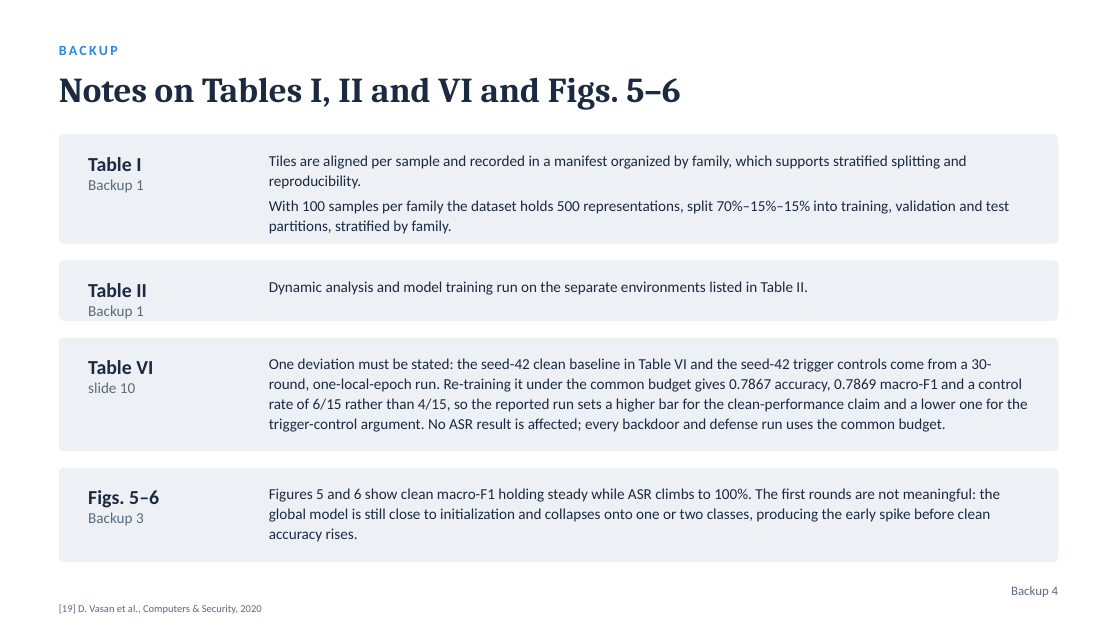
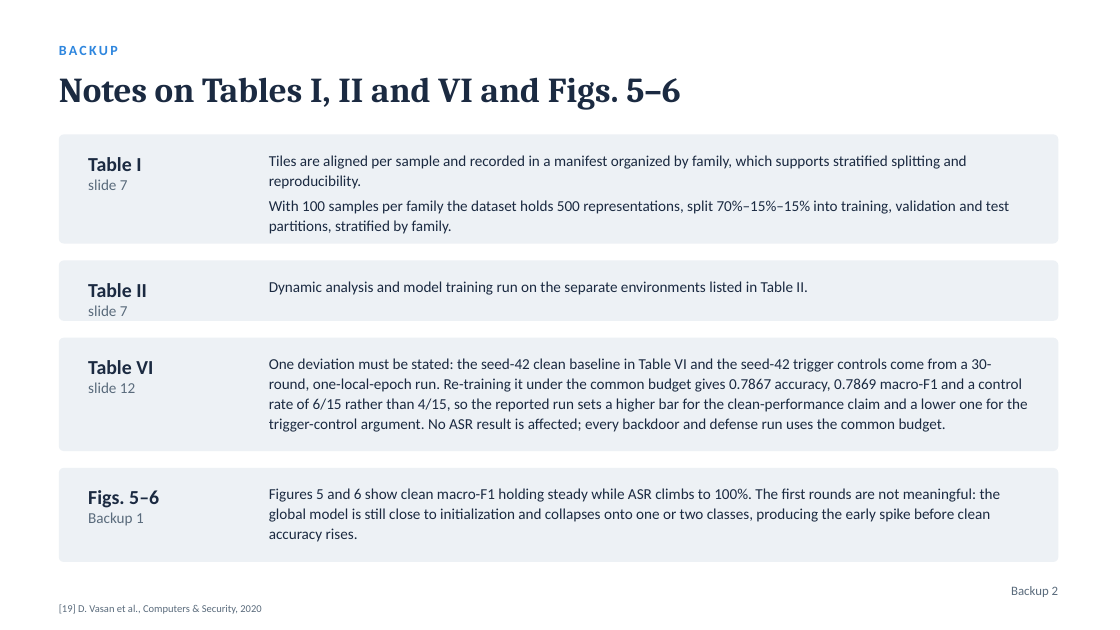
Before and after one commit to jabirmbrok/fl_backdoor_infostealer, a slide deck: slide 18 of slides/iwbis_channel_aware_backdoor_12min.pptx. Drawn at 1120x630 pixels with LibreOffice and Linux fonts; fonts in the diff are those of the drawing. Boxes give left, top, right and bottom in pixels: in the first picture for what was removed or moved away, otherwise in the second. Text is boxed around its words. In the diff, an @@ line names an element or a change of style, - is before the commit and + after.

```diff
--- a/slides/iwbis_channel_aware_backdoor_12min.pptx
+++ b/slides/iwbis_channel_aware_backdoor_12min.pptx
@@ text at [88,179,128,190]: text changed @@
-Backup 1
+slide 7
@@ text at [88,305,128,316]: text changed @@
-Backup 1
+slide 7
@@ text at [88,382,135,393]: text changed @@
-slide 10
+slide 12
@@ text at [88,512,144,526]: text changed @@
-Backup 3
+Backup 1
@@ text at [1011,586,1058,597]: text changed @@
-Backup 4
+Backup 2
```
Also in this commit, not shown: 16 other slides changed, 3 other files.
